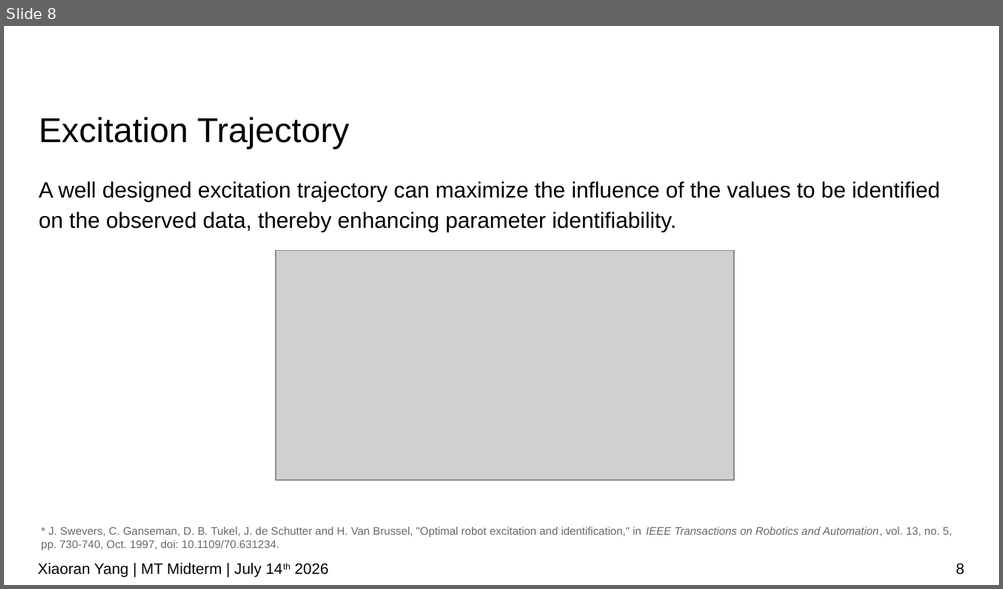
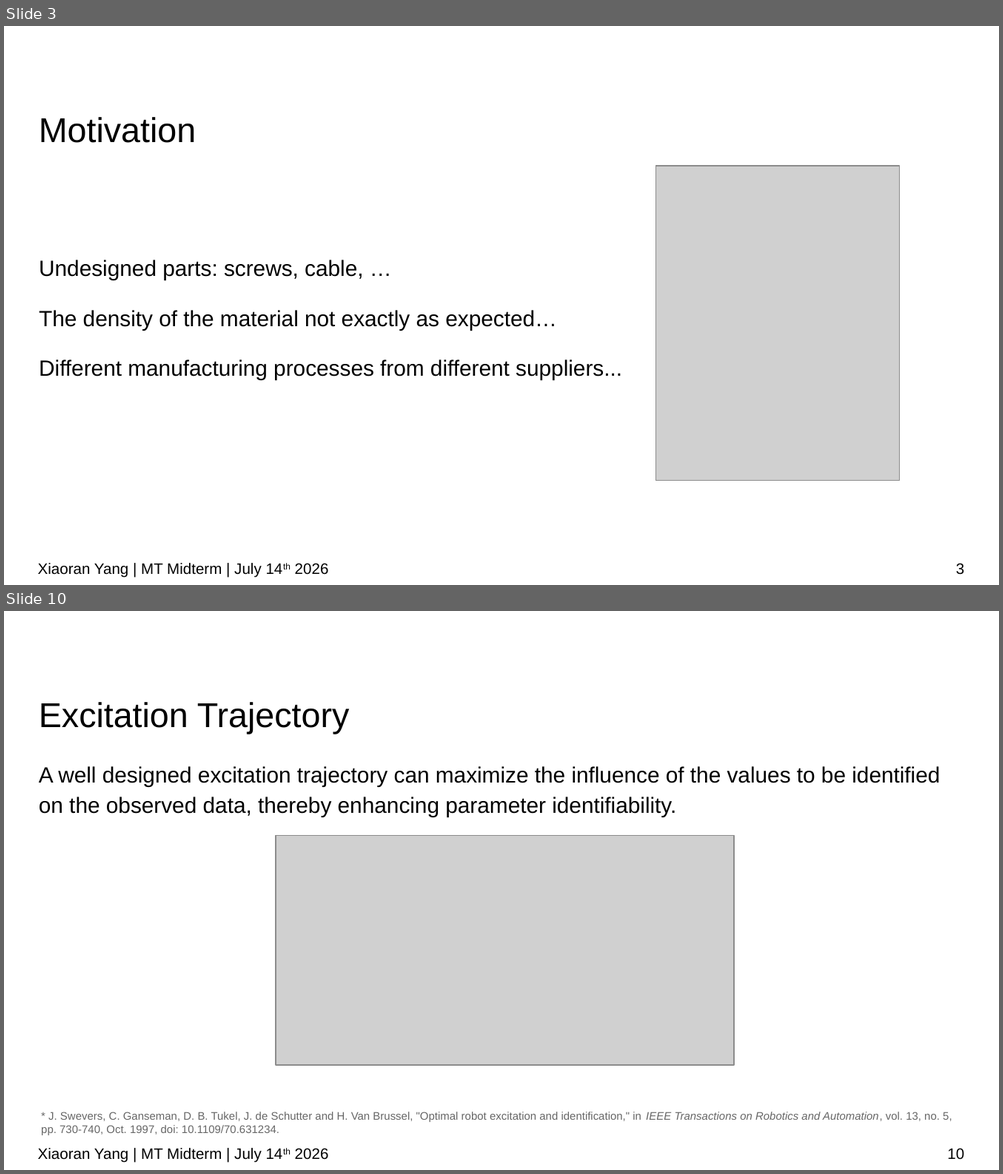
Before and after one commit to IDoccupled/identification, a slide deck: presentation/Midterm.odp. Shown one above the other, each under a label of ours: slide 8 before the commit, slides 3 and 10 after it; the slides between them are not shown. The pictures are 1003x589 and 1003x1174 pixels, drawn with LibreOffice and Linux fonts; fonts in the diff are those of the drawing; grey boxes stand for pictures; background and template pictures are left out. Boxes give left, top, right and bottom in pixels: in the first picture for what was removed or moved away, otherwise in the second. Text is boxed around its words. In the diff, an @@ line names an element or a change of style, - is before the commit and + after.

```diff
--- a/presentation/Midterm.odp
+++ b/presentation/Midterm.odp
@@ slide 3 added at box(4, 26, 999, 585), background #FFFFFF @@
@@ title added at box(39, 117, 196, 143), 25 pt, text #000000 @@
+Motivation
@@ picture added at box(655, 167, 899, 482) @@
@@ text added at box(39, 260, 622, 380), 16 pt, text #000000 @@
+Undesigned parts: screws, cable, …
+The density of the material not exactly as expected…
+Different manufacturing processes from different suppliers...
@@ text added at box(38, 563, 329, 578), 11 pt, text #000000 @@
+Xiaoran Yang | MT Midterm | July 14th 2026
@@ page number added at box(956, 563, 964, 575), 11 pt, text #000000 @@
+3
@@ what was slide 8 is now slide 10 @@
@@ page number at box(947, 1148, 964, 1160): text changed @@
-8
+10
```
Also in this commit, not shown: 9 slides changed, 1 other slide added, 1 other file.
